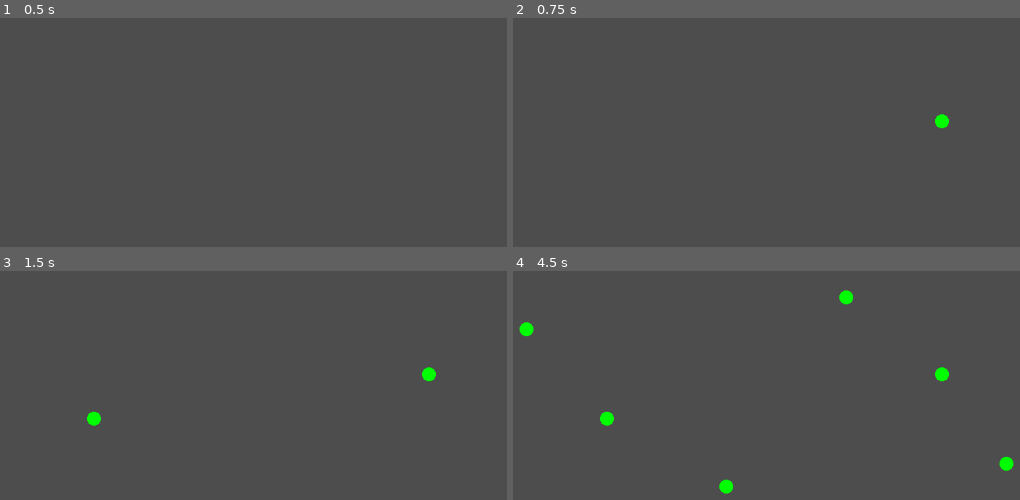
Above: before the commit, frames 1-4 (two rows, left to right).
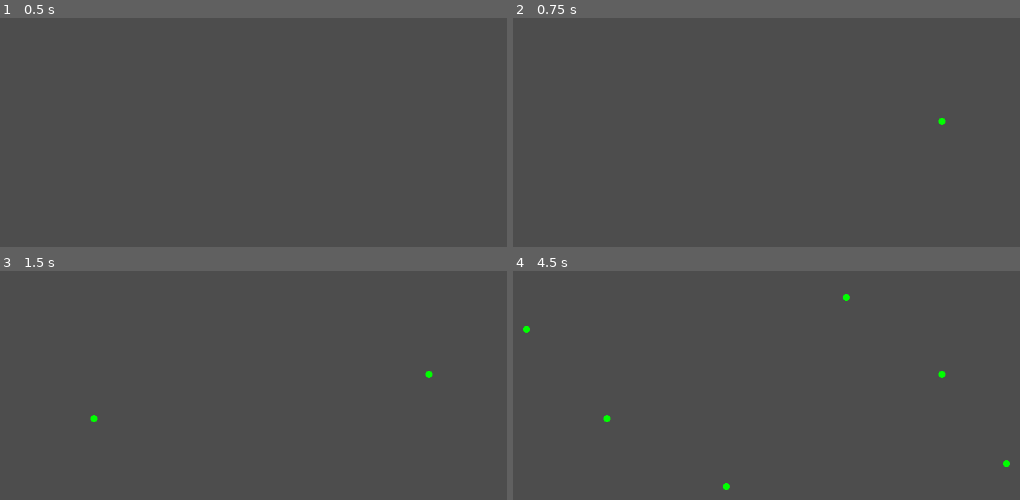
Above: after the commit, the same moments.

Repository: uprun/GRAIL-like
Game: Godot game, scene res://main.tscn
Same seed, same stepped clock (60 frames per second), same inputs: the game is played once before the commit and once after it.
Inputs (mouse positions are in pixels of both pictures, inside the frame that each line leads up to):
- Up to frame 1 (0.5 s): no input
- Up to frame 2 (0.75 s): tap Enter at 0.5 s; move the mouse to (943, 121) at 0.52 s; click (943, 121) at 0.67 s
- Up to frame 3 (1.5 s): tap Space at 1.25 s; move the mouse to (91, 419) at 1.27 s; click (91, 419) at 1.42 s
- Up to frame 4 (4.5 s): tap Enter at 2, 3.5 s; move the mouse to (847, 298) at 2.02 s; click (847, 298) at 2.17 s; tap Space at 2.75, 4.25 s; move the mouse to (725, 486) at 2.77 s; click (725, 486) at 2.92 s; move the mouse to (1004, 463) at 3.52 s; click (1004, 463) at 3.67 s; move the mouse to (528, 328) at 4.27 s; click (528, 328) at 4.42 s

Frame 1 is identical in both runs. In frame 2, 0.1% of the frame differs, in the area x 83-86%, y 41-49%; in frame 3, 0.2%; in frame 4, 0.7%, in the area x 1-99%, y 8-98%.

Commit message:
2024-12-06--23h07m52s

Diff:
--- a/main.gd
+++ b/main.gd
@@ -2,7 +2,7 @@
 
 
 var point1 : Vector2 = Vector2(0, 0)
-var width : int = 10
+var width : int = 5
 var color : Color = Color.GREEN
 
 var _point2 : Vector2
@@ -10,15 +10,63 @@
 var lines = []
 
 var current_line = []
+var current_line_length = 0
+
+class Sub_Path:
+	var Start: Vector2
+	var Finish: Vector2
+	var Distance_From_Start_Of_Path: float
+	var Path_Index: int
+	var Index_Inside_of_Path: int
+	var Id: int
+	var Intersecting: bool
+
+var all_sub_paths = []
+
+func are_intersecting(first: Sub_Path, second: Sub_Path):
+	if abs(first.Id - second.Id) < 10:
+		return false
+	return first.Start.distance_to(second.Start) < 20
+
+func analyze_sub_path(sub: Sub_Path):
+	for s in all_sub_paths:
+		var c =  s as Sub_Path
+		if c.Id == sub.Id:
+			continue
+		if are_intersecting(c, sub):
+			c.Intersecting = true
+			sub.Intersecting = true
+
+func add_sub_path(start, finish):
+	var sub = Sub_Path.new()
+	sub.Start = start
+	sub.Finish = finish
+	sub.Distance_From_Start_Of_Path = current_line_length
+	sub.Path_Index = len(lines)
+	sub.Index_Inside_of_Path = len(current_line)
+	sub.Id = len(all_sub_paths)
+	sub.Intersecting = false
+	analyze_sub_path(sub)
+	all_sub_paths.push_back(sub)
+
 
 func _process(_delta):
 	var mouse_position = get_viewport().get_mouse_position()
 	if Input.is_mouse_button_pressed( 1 ):
 		if current_line.is_empty():
+
+			current_line_length = 0
+			add_sub_path(mouse_position, mouse_position)
 			current_line.push_back(mouse_position)
 		else:
-			if mouse_position != current_line.back():
+			var last_point = current_line.back()
+			if mouse_position != last_point:
 				current_line.push_back(mouse_position)
+				add_sub_path(last_point, mouse_position)
+				var dist  = last_point.distance_to(mouse_position)
+				current_line_length += dist
+				print (dist)
+
 	else:
 		if not current_line.is_empty():
 			lines.push_back(current_line)
@@ -38,8 +86,15 @@
 	else:
 		draw_circle(line.back(), width, color)
 
+func my_draw_sub(sub: Sub_Path):
+	var active_color = color
+	if sub.Intersecting:
+		active_color = Color.BLUE
+	if sub.Start.distance_to(sub.Finish) > 1:
+		draw_line(sub.Start, sub.Finish, active_color, width)
+	else:
+		draw_circle(sub.Start, width, active_color)
+
 func _draw():
-	for line in lines:
-		my_draw_polyline(line)
-	if not current_line.is_empty():
-		my_draw_polyline(current_line)
+	for sub in all_sub_paths:
+		my_draw_sub(sub)
--- a/project.godot
+++ b/project.godot
@@ -19,3 +19,4 @@
 
 renderer/rendering_method="gl_compatibility"
 renderer/rendering_method.mobile="gl_compatibility"
+textures/vram_compression/import_etc2_astc=true
Not shown, added: export_presets.cfg
